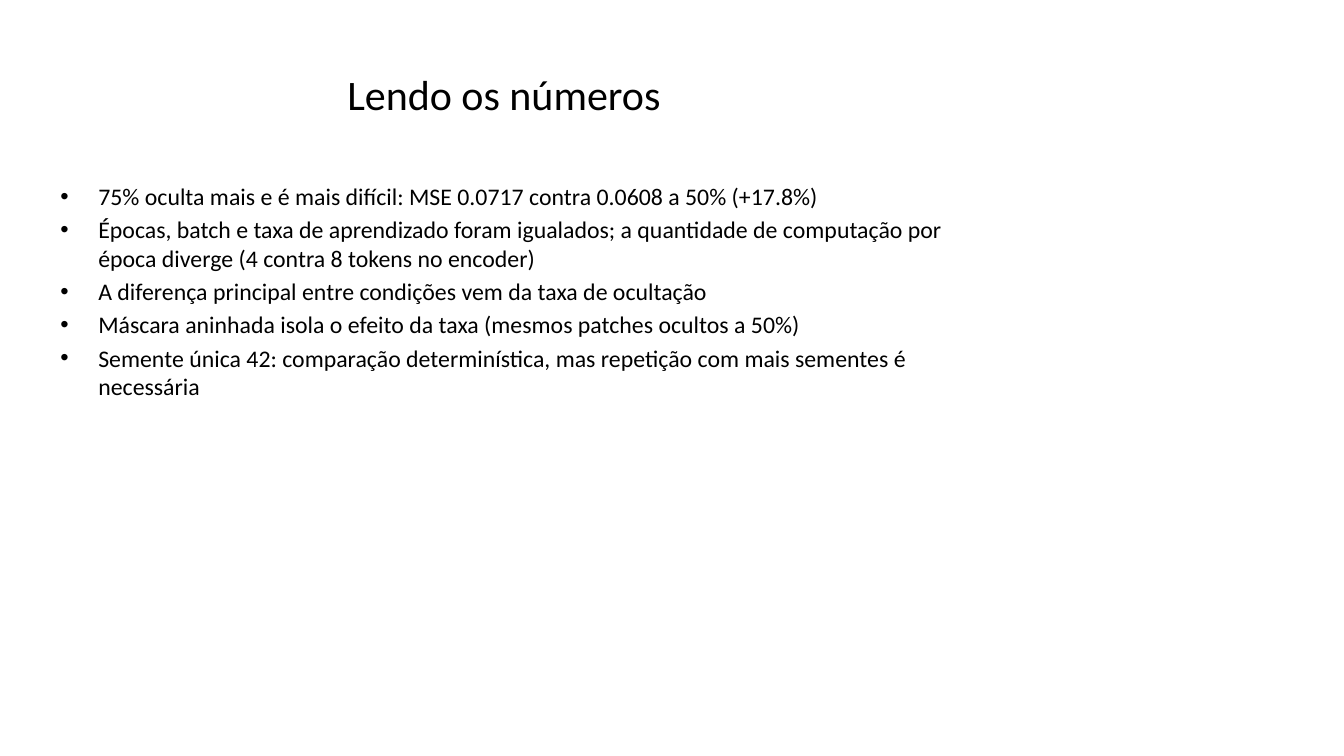
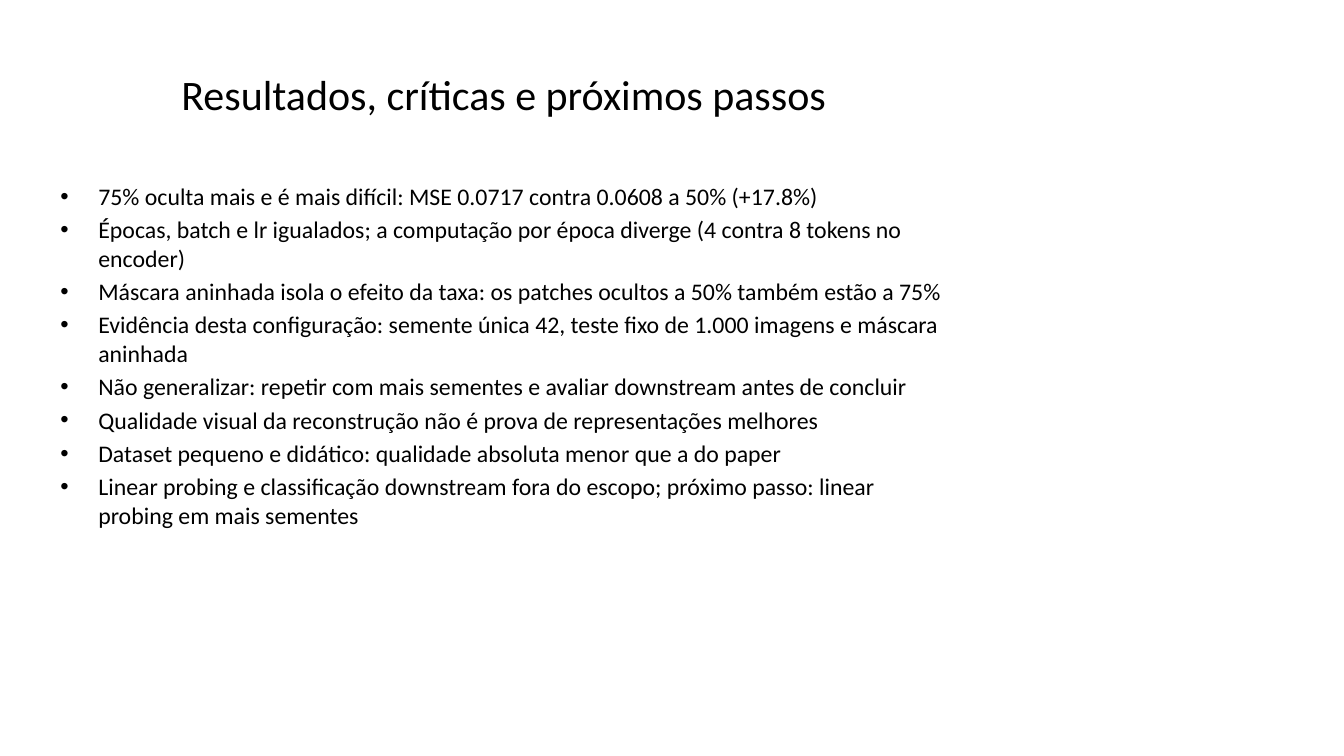
Before and after one commit to frederico-mello/seminario-masked-modeling, a slide deck: slide 11 of slides/seminario_masked_modeling.pptx. Drawn at 1344x756 pixels with LibreOffice and Linux fonts; fonts in the diff are those of the drawing. Boxes give left, top, right and bottom in pixels: in the first picture for what was removed or moved away, otherwise in the second. Text is boxed around its words. In the diff, an @@ line names an element or a change of style, - is before the commit and + after.

Commit message:
feat(completar-entrega-seminario): slides didáticos completos e pacote entregue com testes de cobertura (#3)

```diff
--- a/slides/seminario_masked_modeling.pptx
+++ b/slides/seminario_masked_modeling.pptx
@@ title at (x1=181, y1=81, x2=826, y2=117): text changed @@
-Lendo os números
+Resultados, críticas e próximos passos
@@ text at (x1=98, y1=218, x2=940, y2=528): text changed @@
-• Épocas, batch e taxa de aprendizado foram igualados; a quantidade de computação por época diverge (4 contra 8 tokens no encoder)
-• A diferença principal entre condições vem da taxa de ocultação
-• Máscara aninhada isola o efeito da taxa (mesmos patches ocultos a 50%)
-• Semente única 42: comparação determinística, mas repetição com mais sementes é necessária
+• Épocas, batch e lr igualados; a computação por época diverge (4 contra 8 tokens no encoder)
+• Máscara aninhada isola o efeito da taxa: os patches ocultos a 50% também estão a 75%
+• Evidência desta configuração: semente única 42, teste fixo de 1.000 imagens e máscara aninhada
+• Não generalizar: repetir com mais sementes e avaliar downstream antes de concluir
+• Qualidade visual da reconstrução não é prova de representações melhores
+• Dataset pequeno e didático: qualidade absoluta menor que a do paper
+• Linear probing e classificação downstream fora do escopo; próximo passo: linear probing em mais sementes
```
Also in this commit, not shown: 5 other slides changed, 4 slides added, 4 slides removed, 13 other files.
